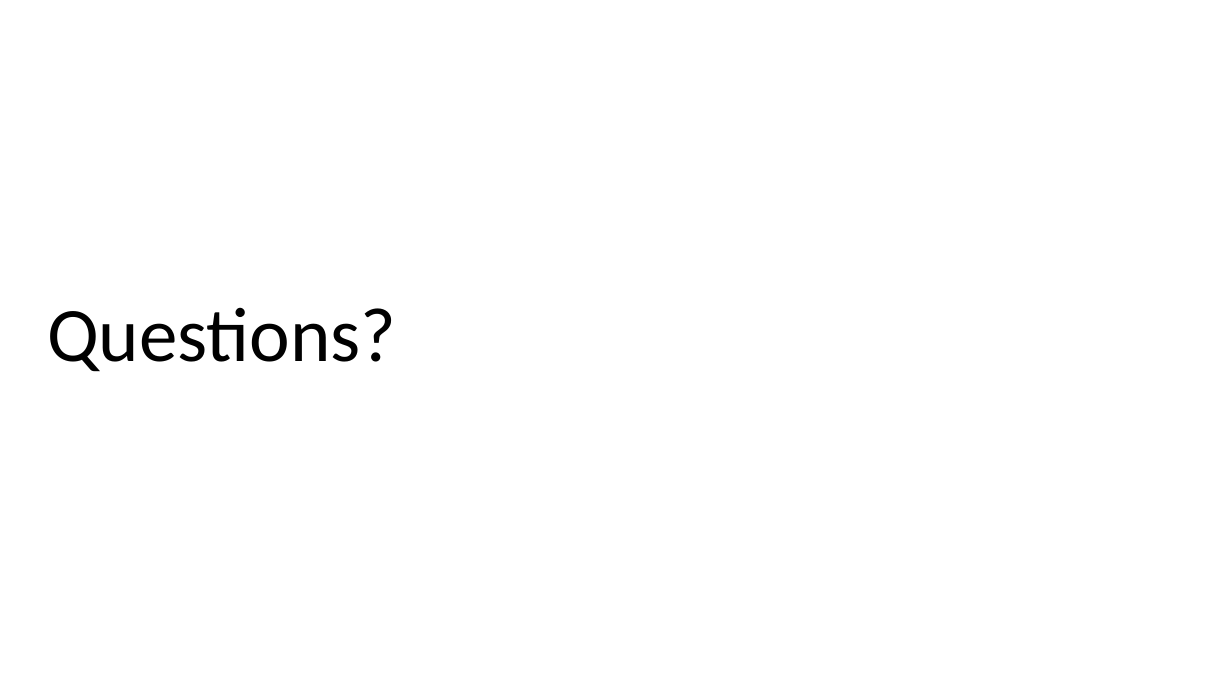
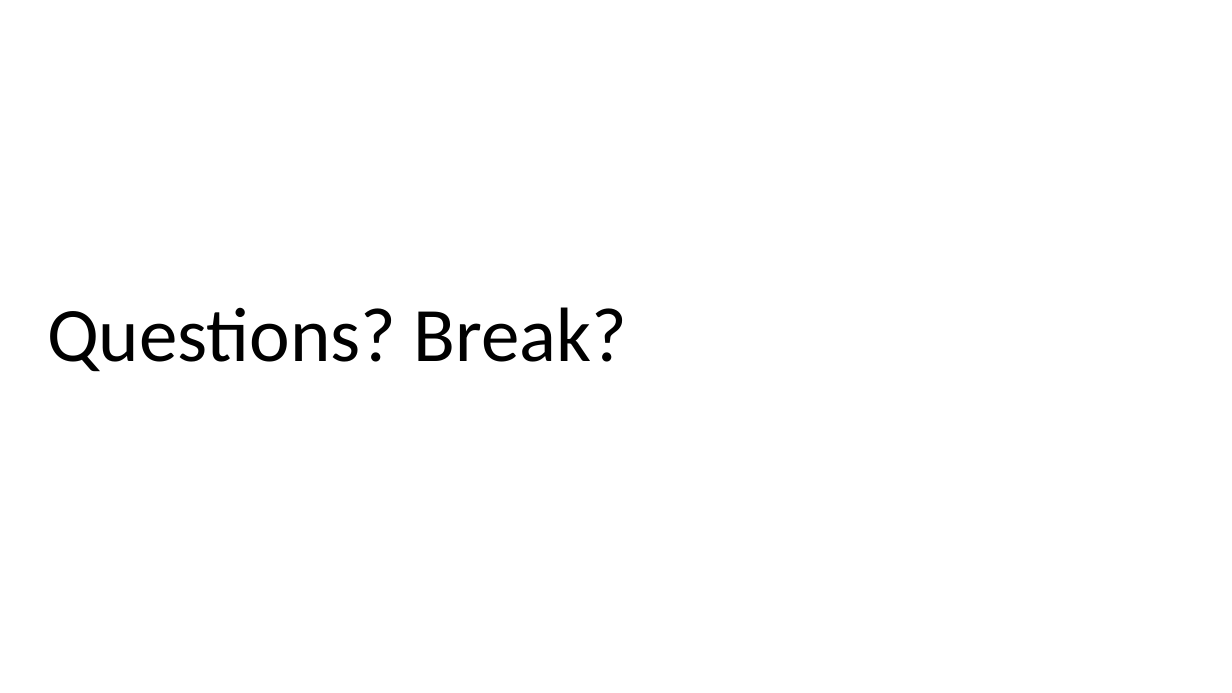
Before and after one commit to hardyoyo/code4lib2021-workshop, a slide deck: slide 25 of LearningAsWeGo-DecomposingDevEnvironmentsWithLando.pptx. Drawn at 1232x693 pixels with LibreOffice and Linux fonts; fonts in the diff are those of the drawing; background and template pictures are left out. Boxes give left, top, right and bottom in pixels: in the first picture for what was removed or moved away, otherwise in the second. Text is boxed around its words. In the diff, an @@ line names an element or a change of style, - is before the commit and + after.

Commit message:
Add break time and recording reminders to slide deck, add draft Hyrax example

```diff
--- a/LearningAsWeGo-DecomposingDevEnvironmentsWithLando.pptx
+++ b/LearningAsWeGo-DecomposingDevEnvironmentsWithLando.pptx
@@ title at box(47, 307, 627, 372): text changed @@
-Questions?
+Questions? Break?
```
Also in this commit, not shown: 4 other slides changed, 1 other file.
